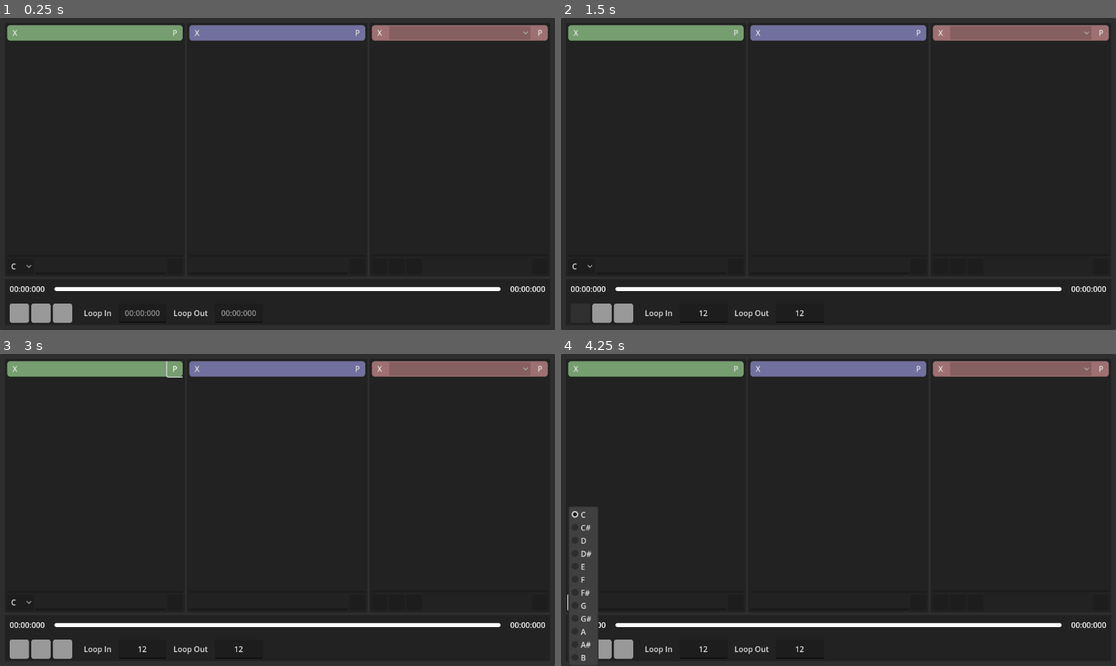
Above: before the commit, frames 1-4 (two rows, left to right).
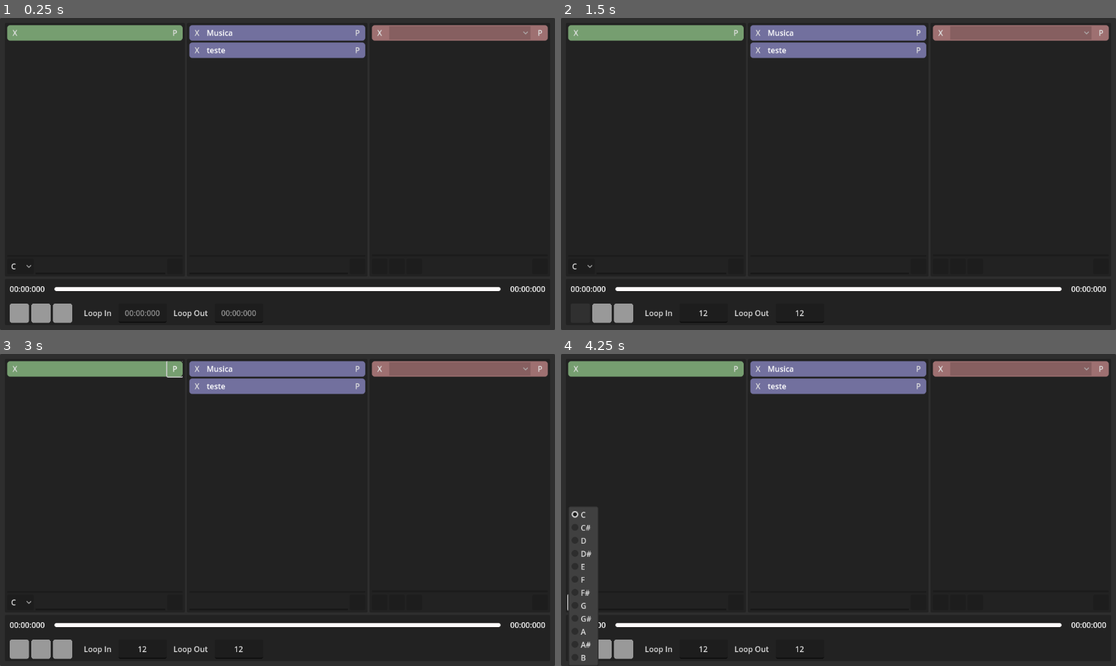
Above: after the commit, the same moments.

Repository: AnjosIgor/MIDI_Track_Controller
Game: Godot game, scene res://main.tscn
Two runs of this game, one before a commit and one after it. Both use one fixed random seed, a clock stepped at 60 frames per second and the inputs below. The project has no main scene, so this scene is started directly.
Inputs (mouse positions are in pixels of both pictures, inside the frame that each line leads up to):
- Up to frame 1 (0.25 s): no input
- Up to frame 2 (1.5 s): click (705, 314) at 0.52 s; type "12" at 0.6 s; click (799, 314) at 0.75 s; type "12" at 0.83 s; click (577, 314) at 1.25 s
- Up to frame 3 (3 s): click (16, 650) at 2 s; click "P" at 2.75 s
- Up to frame 4 (4.25 s): click "C" at 3.5 s

The runs differ from the first frame. In frame 1, 1.7% of the frame differs, in the area x 34-66%, y 3-13%; in frame 2, 1.7%; in frame 3, 1.7%; in frame 4, 1.7%.

Commit message:
Classe item_playlist

Diff:
--- a/midi_track_controller/Elements/item_playlist/item_playlist.gd
+++ b/midi_track_controller/Elements/item_playlist/item_playlist.gd
@@ -1,8 +1,29 @@
 class_name ItemPlaylist
-extends PanelContainer
+extends Node
 
-signal remove_item
-signal play_item
+signal remove_item(index: int)
+signal play_item(index: int)
 
-var audio_index: int
-var audio_name: String
+@export_group("ItemPlaylist")
+@export var audio_index: int
+@export var audio_name: String :
+	get:
+		return nome.text
+	set(value):
+		self.get_node("Linha/Nome").text = value
+
+@onready var nome: Label = $Linha/Nome
+@onready var remover: Button = $Linha/Remover
+@onready var tocar: Button = $Linha/Tocar
+
+func _ready() -> void:
+	remover.button_up.connect(func (): remove_item.emit(audio_index))
+	tocar.button_up.connect(func (): play_item.emit(audio_index))
+
+const ITEM_PLAYLIST = preload("res://Elements/item_playlist/item_playlist.tscn")
+
+static func create(index: int, name: String) -> ItemPlaylist:
+	var instance = ITEM_PLAYLIST.instantiate()
+	instance.audio_name = name
+	instance.audio_index = index
+	return instance
--- a/midi_track_controller/Elements/item_playlist/item_playlist.tscn
+++ b/midi_track_controller/Elements/item_playlist/item_playlist.tscn
@@ -30,6 +30,8 @@
 custom_minimum_size = Vector2(0, 32)
 layout_mode = 2
 size_flags_horizontal = 3
+text = "Musica"
+vertical_alignment = 1
 
 [node name="Tocar" type="Button" parent="Linha"]
 custom_minimum_size = Vector2(32, 32)
--- /dev/null
+++ b/midi_track_controller/main.gd
@@ -0,0 +1,13 @@
+extends Node
+
+@onready var lista_playlist: VBoxContainer = $Fundo/Margem/Coluna/Listas/PanelContainer2/Margem/Coluna/Scroll/ListaPlaylist
+
+# Called when the node enters the scene tree for the first time.
+func _ready() -> void:
+	lista_playlist.add_child(ItemPlaylist.create(0,'teste'))
+	pass # Replace with function body.
+
+
+# Called every frame. 'delta' is the elapsed time since the previous frame.
+func _process(delta: float) -> void:
+	pass
--- a/midi_track_controller/main.tscn
+++ b/midi_track_controller/main.tscn
@@ -1,5 +1,6 @@
-[gd_scene load_steps=20 format=3 uid="uid://bf621dr8yg6w1"]
-
+[gd_scene load_steps=21 format=3 uid="uid://bf621dr8yg6w1"]
+
+[ext_resource type="Script" uid="uid://da5f4usdqa68p" path="res://main.gd" id="1_5vw27"]
 [ext_resource type="PackedScene" uid="uid://ducva2m371pg4" path="res://input_loop.tscn" id="1_ig7tw"]
 [ext_resource type="PackedScene" uid="uid://celdvn1ay71o7" path="res://item_sfx.tscn" id="1_lquwl"]
 [ext_resource type="AudioStream" uid="uid://dxii5unq14ooq" path="res://Assets/Mix - Musicas Deivid.mp3" id="2_0xm2m"]
@@ -78,6 +79,7 @@
 }
 
 [node name="Main" type="Node"]
+script = ExtResource("1_5vw27")
 
 [node name="Fundo" type="PanelContainer" parent="."]
 offset_right = 1152.0
Not shown, added: midi_track_controller/main.gd.uid
